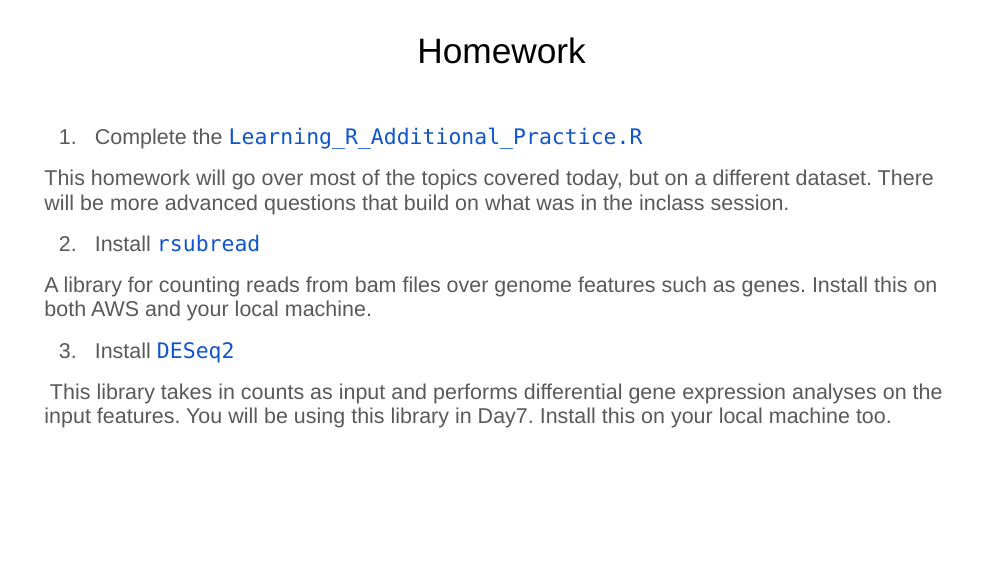
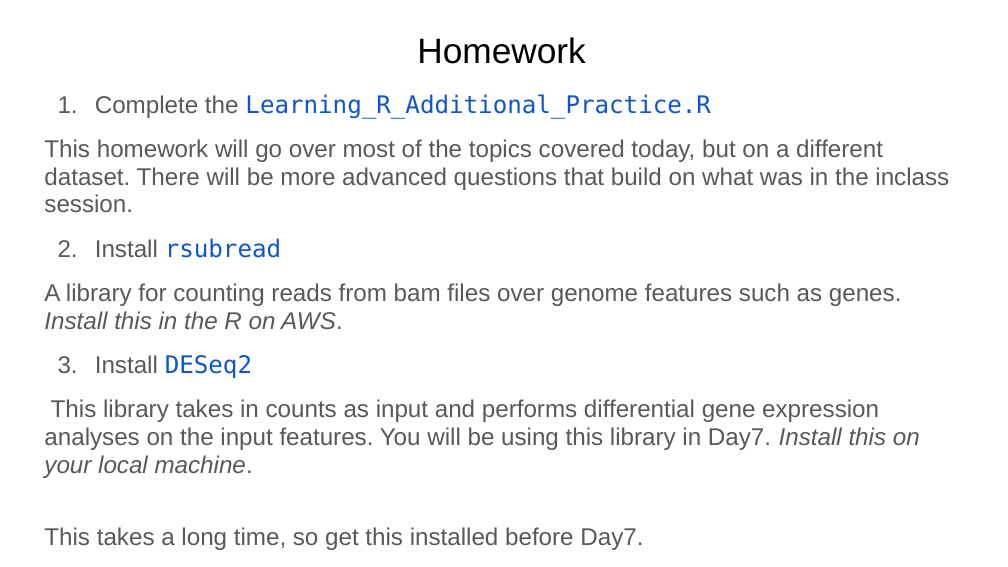
Before and after one commit to Dowell-Lab/srworkshop, a slide deck: slide 12 of day06/slides/Day6_slides.pptx. Drawn at 1008x567 pixels with LibreOffice and Linux fonts; fonts in the diff are those of the drawing. Boxes give left, top, right and bottom in pixels: in the first picture for what was removed or moved away, otherwise in the second. Text is boxed around its words. In the diff, an @@ line names an element or a change of style, - is before the commit and + after.

Commit message:
Updated Day6 slides to include correct homework information
Former-commit-id: b5076a05fd5938b8aac9a050b963e76a1fb21f32

```diff
--- a/day06/slides/Day6_slides.pptx
+++ b/day06/slides/Day6_slides.pptx
@@ text "Complete the Learning_R_Additional_Practice.R" moved from (x1=44, y1=127, x2=943, y2=428) to (x1=44, y1=94, x2=949, y2=550) @@
@@ text at (x1=44, y1=94, x2=949, y2=378): size 15.3 to 17.3 pt in "Complete the Learning_R_Additional_Practice.R", "This homework will go over most of ...", "Install rsubread", "Install DESeq2"; indent changed @@
@@ text at (x1=44, y1=283, x2=902, y2=329): text changed; size 15.3 to 17.3 pt @@
-A library for counting reads from bam files over genome features such as genes. Install this on both AWS and your local machine.
+A library for counting reads from bam files over genome features such as genes. Install this in the R on AWS.
@@ text at (x1=44, y1=399, x2=920, y2=550): text changed; size 15.3 to 17.3 pt @@
-This library takes in counts as input and performs differential gene expression analyses on the input features. You will be using this library in Day7. Install this on your local machine too.
+This library takes in counts as input and performs differential gene expression analyses on the input features. You will be using this library in Day7. Install this on your local machine.
+This takes a long time, so get this installed before Day7.
```
Also in this commit, not shown: 5 other slides changed.
